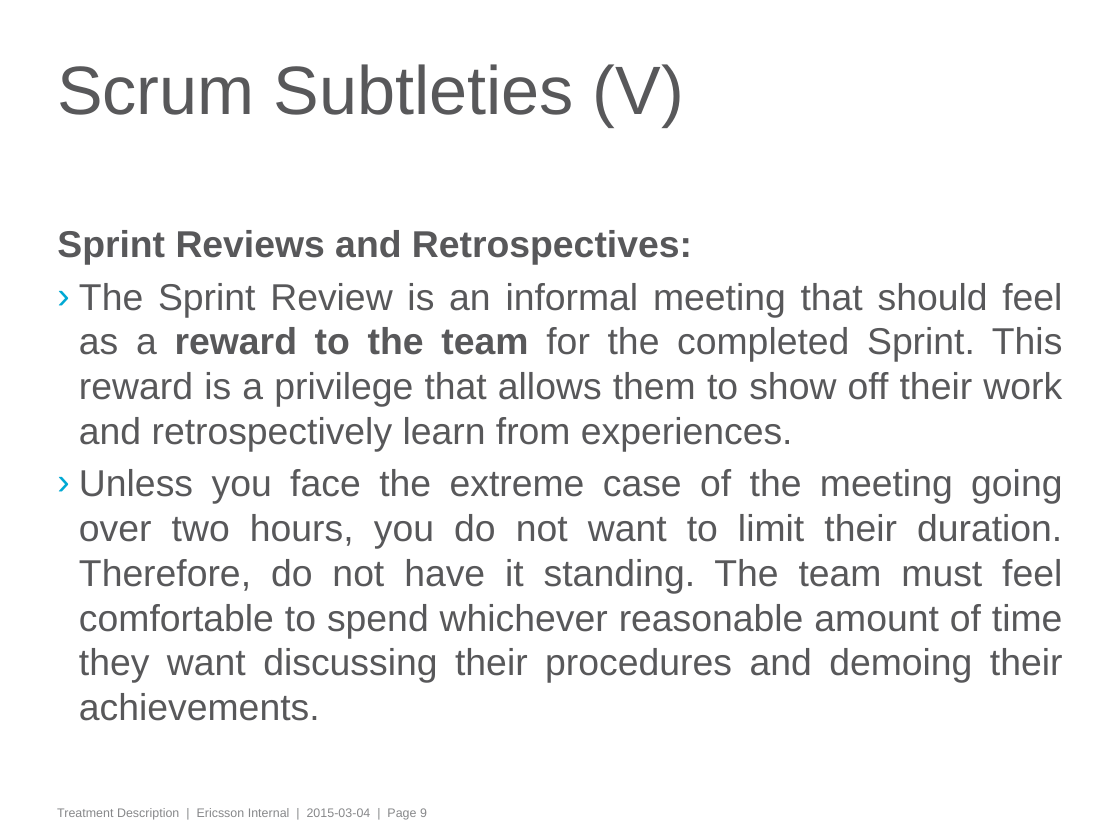
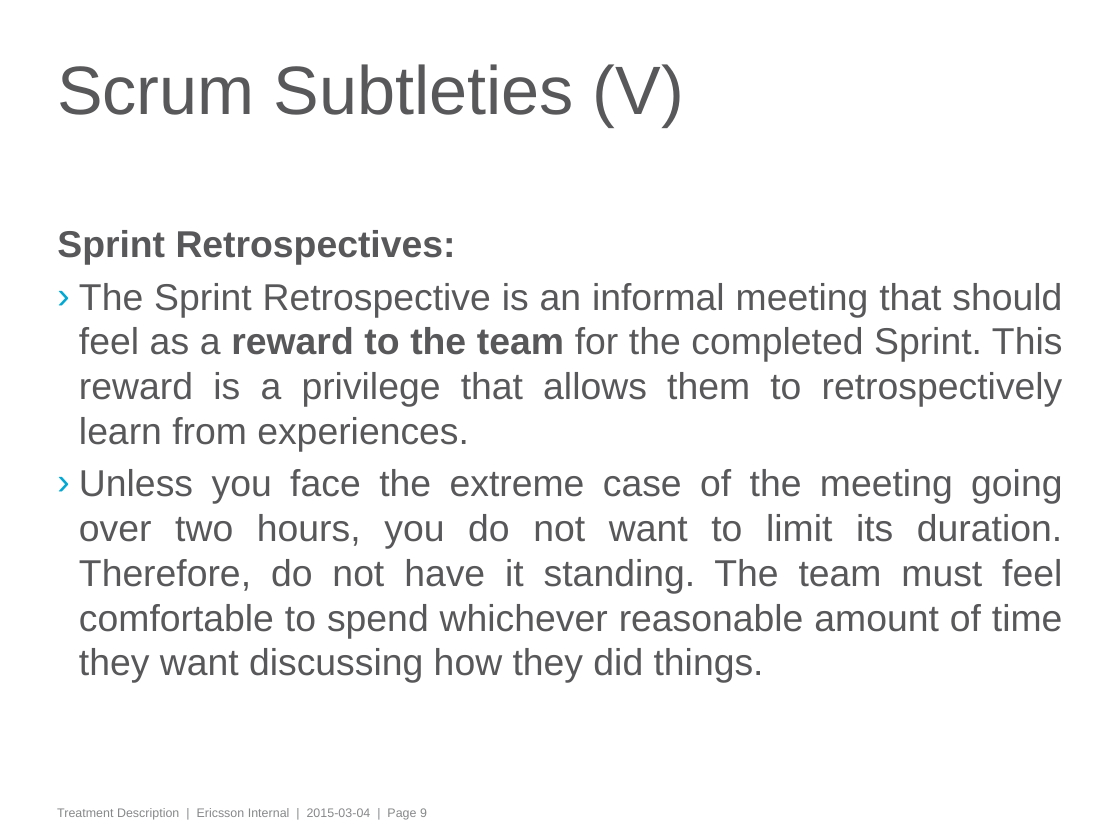
Before and after one commit to stoyicker/thesis-tex, a slide deck: slide 9 of Presentation material/treatment_guidelines_sm.pptx. Drawn at 1120x840 pixels with LibreOffice and Linux fonts; fonts in the diff are those of the drawing; background and template pictures are left out. Boxes give left, top, right and bottom in pixels: in the first picture for what was removed or moved away, otherwise in the second. Text is boxed around its words. In the diff, an @@ line names an element or a change of style, - is before the commit and + after.

```diff
--- a/Presentation material/treatment_guidelines_sm.pptx
+++ b/Presentation material/treatment_guidelines_sm.pptx
@@ text at box(57, 230, 1063, 683): text changed @@
-Sprint Reviews and Retrospectives:
-› The Sprint Review is an informal meeting that should feel as a reward to the team for the completed Sprint. This reward is a privilege that allows them to show off their work and retrospectively learn from experiences.
-› Unless you face the extreme case of the meeting going over two hours, you do not want to limit their duration. Therefore, do not have it standing. The team must feel comfortable to spend whichever reasonable amount of time they want discussing their procedures and demoing their achievements.
+Sprint Retrospectives:
+› The Sprint Retrospective is an informal meeting that should feel as a reward to the team for the completed Sprint. This reward is a privilege that allows them to retrospectively learn from experiences.
+› Unless you face the extreme case of the meeting going over two hours, you do not want to limit its duration. Therefore, do not have it standing. The team must feel comfortable to spend whichever reasonable amount of time they want discussing how they did things.
```
Also in this commit, not shown: 4 other files.
